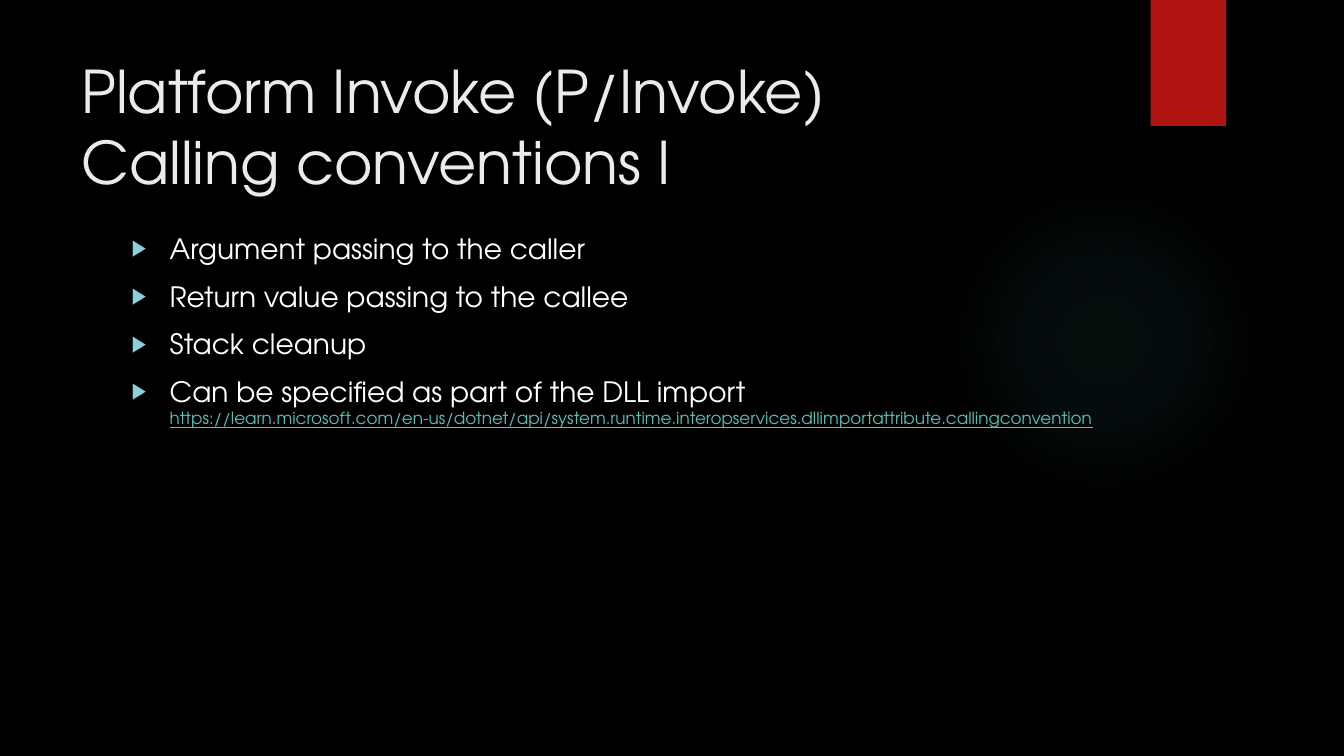
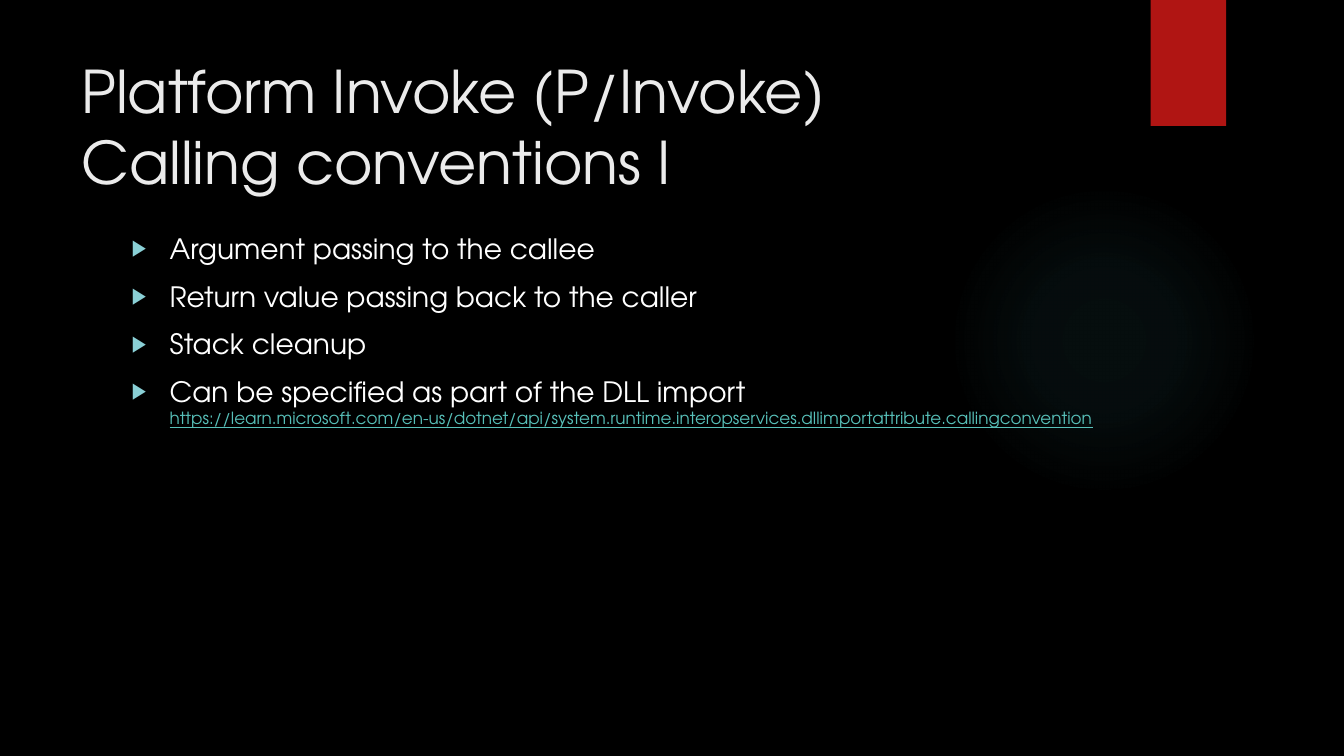
Before and after one commit to dennisdietrich/UnsafeCSharp, a slide deck: slide 28 of doc/Introduction to unsafe C#.pptx. Drawn at 1344x756 pixels with LibreOffice and Linux fonts; fonts in the diff are those of the drawing; background and template pictures are left out. Boxes give left, top, right and bottom in pixels: in the first picture for what was removed or moved away, otherwise in the second. Text is boxed around its words. In the diff, an @@ line names an element or a change of style, - is before the commit and + after.

Commit message:
Corrected typos on two slides (#8)

```diff
--- a/doc/Introduction to unsafe C#.pptx
+++ b/doc/Introduction to unsafe C#.pptx
@@ text at bbox=[170, 238, 697, 313]: text changed @@
-▶ Argument passing to the caller
-▶ Return value passing to the callee
+▶ Argument passing to the callee
+▶ Return value passing back to the caller
```
Also in this commit, not shown: 2 other slides changed.
